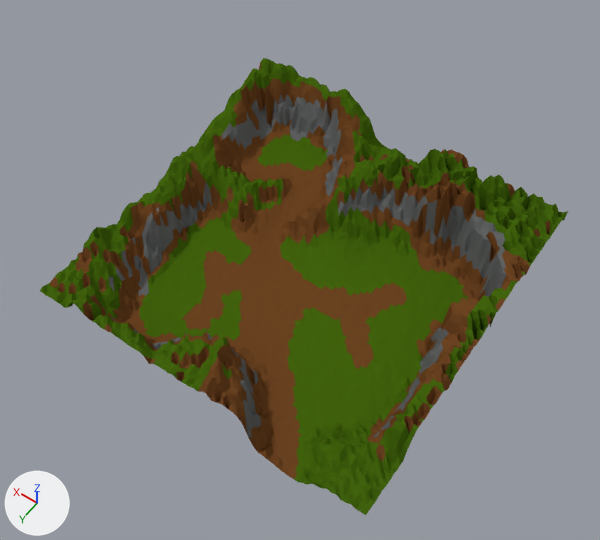
The Blender file 3D/Map/Terrain.blend: old version first, new version second.
One viewpoint serves both versions: a camera (50 mm lens) standing at (-7.89, 11.51, 17.61) and looking at (-0.11, 0.62, 0.51). The lights are fixed; the arrows at lower left show +X, +Y and +Z.
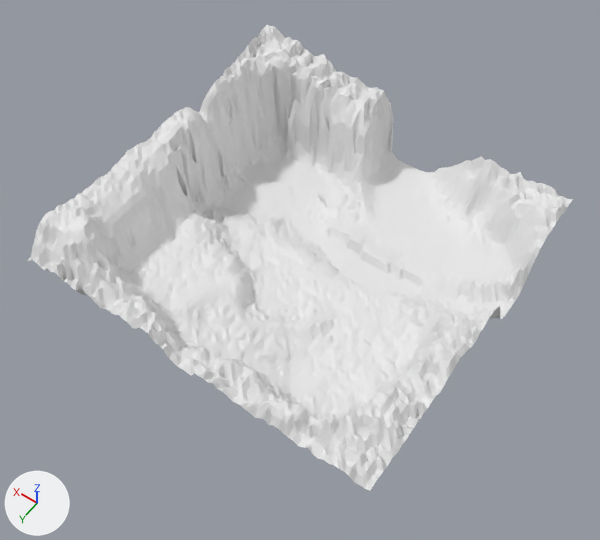
Commit message: Première partie du Terrain

Where the change shows, as pixel boxes (x1, y1, x2, y2) in the pictures (600 x 540 px; the box of a moved part takes in the faces that stretch with it):
```json
{"object": "Plane", "change": "reshaped, rescaled", "before": [40, 58, 568, 515], "after": [28, 25, 573, 491]}
{"part": 1, "of": "me_plane", "change": "moved or reshaped", "before": [109, 68, 568, 515], "after": [92, 46, 573, 491]}
{"part": 2, "of": "me_plane", "change": "recoloured", "before": [50, 62, 550, 479], "after": [34, 25, 556, 440], "on screen": "brown to white"}
{"part": 3, "of": "me_plane", "change": "recoloured", "before": [40, 58, 563, 512], "after": [28, 33, 567, 488], "on screen": "green to white"}
{"part": 4, "of": "me_plane", "change": "recoloured", "before": [109, 95, 506, 438], "after": [93, 57, 501, 405], "on screen": "grey to white"}
```

The change, as JSON lines over the scene's bpy script:
```json
{"block": "me_plane", "where": "# used by ob_plane; location = (0.0, 0.0, 0.0)"}
{"op": "remove", "block": "me_plane", "code": "me_plane.from_pydata(...)  # 6084 vertices, 11858 faces; spans x -5.0..5.0, y -5.05..5.0, z -0.74..1.73"}
{"op": "add", "block": "me_plane", "code": "me_plane.from_pydata(...)  # 6084 vertices, 11858 faces; spans x -1.0..1.0, y -1.05..1.0, z -0.09..0.56"}
{"block": "me_plane", "change": "me_plane part 1: 6084 of 6084 vertices moved; they spanned x -5.0..5.0, y -5.05..5.0, z -0.74..1.73 and now span x -1.0..1.0, y -1.05..1.0, z -0.09..0.56; mean shift (0.0, 0.0, 0.14); largest move (5.0, -5.0, 1.12) -> (0.99, -0.97, 0.55)"}
{"block": "me_plane", "change": "me_plane part 2: 4179 faces spanning x -1.0..1.0, y -1.0..1.0, z -0.09..0.56 switch from mat_sol (brown #6d4422) to no material"}
{"block": "me_plane", "change": "me_plane part 3: 5860 faces spanning x -1.0..1.0, y -1.05..1.0, z -0.09..0.55 switch from mat_herbe (dark green #42640e) to no material"}
{"block": "me_plane", "change": "me_plane part 4: 909 faces spanning x -0.95..0.91, y -0.94..0.97, z -0.08..0.51 switch from mat_falaise (dark grey #626464) to no material"}
{"op": "set", "path": "ob_plane.scale", "old": "(1.0, 1.0, 1.0)", "new": "(5.0, 5.0, 5.0)"}
```
